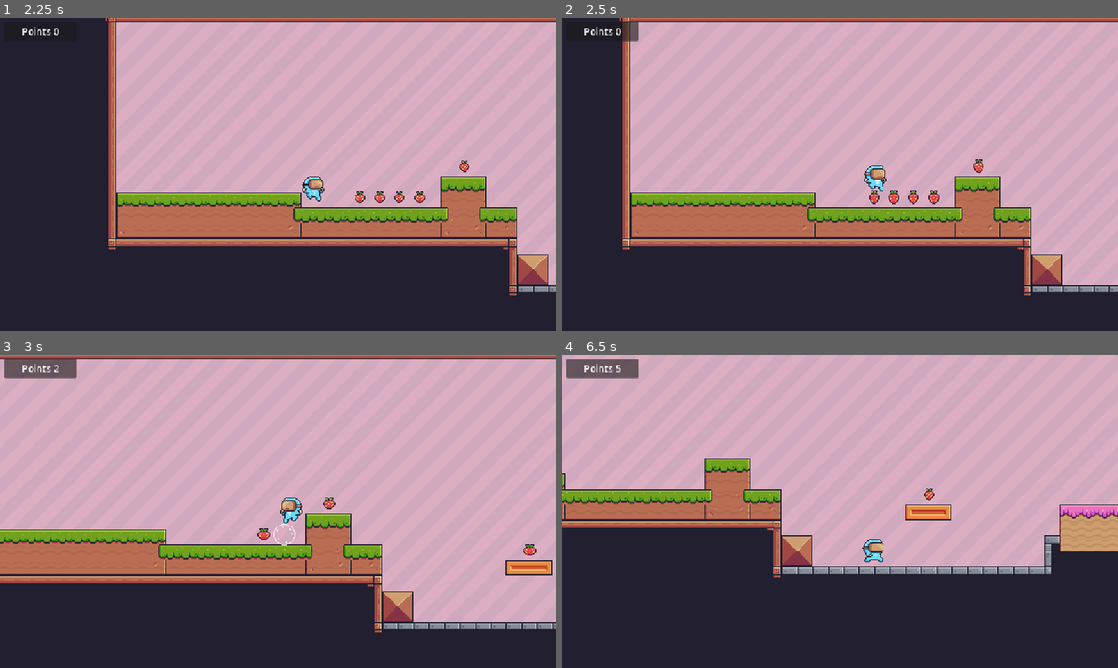
Above: before the commit, frames 1-4 (two rows, left to right).
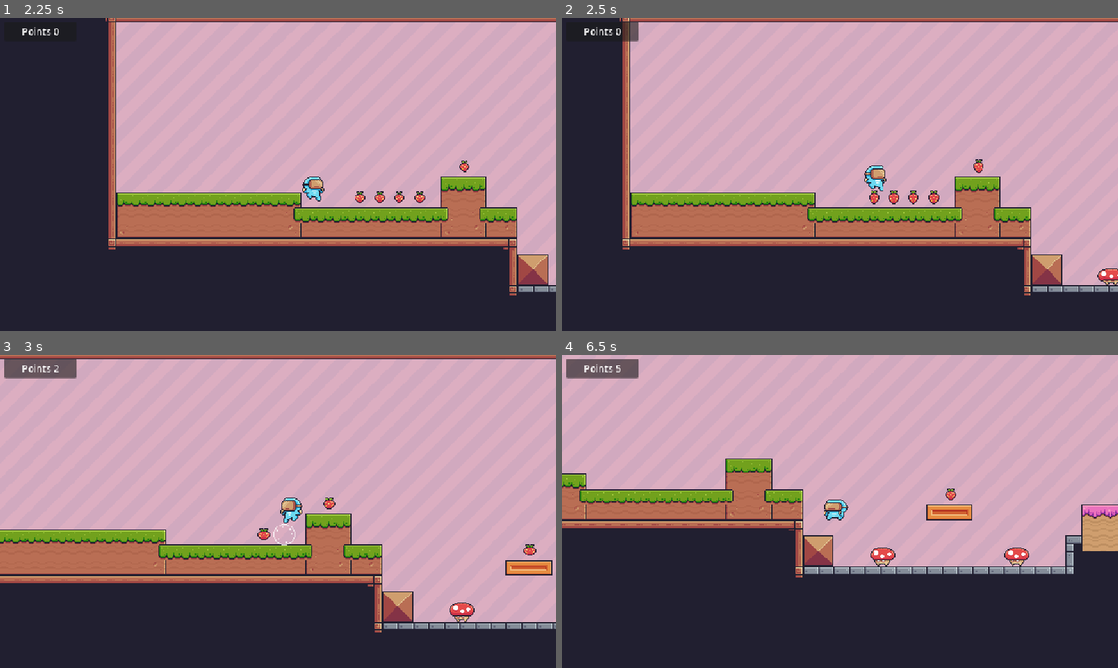
Above: after the commit, the same moments.

Repository: kur0nek-o/super-mario-clone
Game: Godot game, scene res://main.tscn
The game is run twice, just before and just after one commit, with the same random seed, the same clock (stepped at 60 frames per second) and the same inputs.
Inputs:
- Up to frame 1 (2.25 s): click "Level 1" at 0.5 s; tap Enter at 1.25 s; hold D (move_right) from 1.28 s (still down); tap Space (jump) at 1.35, 1.52, 1.82, 2.1 s
- Up to frame 2 (2.5 s): keep holding D (move_right); tap Space (jump) at 2.27 s
- Up to frame 3 (3 s): tap Space (jump) at 2.57, 2.85 s; release D (move_right) at 2.78 s; hold A (move_left) from 2.78 s (still down)
- Up to frame 4 (6.5 s): release A (move_left) at 3.53 s; hold D (move_right) 3.53-5.03 s; tap Space (jump) at 3.6, 3.77, 4.07, 4.35, 4.52, 4.82, 5.1, 5.27, 5.57, 5.85 s; hold A (move_left) 5.03-5.78 s; hold D (move_right) from 5.78 s (still down)

Frame 1 is identical in both runs. In frame 2, 0.2% of the frame differs, in the area x 96-100%, y 80-86%; in frame 3, 0.2%; in frame 4, 7.1%, in the area x 0-100%, y 33-72%.

Commit message:
feat: add enemies

Diff:
--- a/icon.svg
+++ /dev/null
@@ -1 +0,0 @@
-<svg xmlns="http://www.w3.org/2000/svg" width="128" height="128"><rect width="124" height="124" x="2" y="2" fill="#363d52" stroke="#212532" stroke-width="4" rx="14"/><g fill="#fff" transform="translate(12.322 12.322)scale(.101)"><path d="M105 673v33q407 354 814 0v-33z"/><path fill="#478cbf" d="m105 673 152 14q12 1 15 14l4 67 132 10 8-61q2-11 15-15h162q13 4 15 15l8 61 132-10 4-67q3-13 15-14l152-14V427q30-39 56-81-35-59-83-108-43 20-82 47-40-37-88-64 7-51 8-102-59-28-123-42-26 43-46 89-49-7-98 0-20-46-46-89-64 14-123 42 1 51 8 102-48 27-88 64-39-27-82-47-48 49-83 108 26 42 56 81zm0 33v39c0 276 813 276 814 0v-39l-134 12-5 69q-2 10-14 13l-162 11q-12 0-16-11l-10-65H446l-10 65q-4 11-16 11l-162-11q-12-3-14-13l-5-69z"/><path d="M483 600c0 34 58 34 58 0v-86c0-34-58-34-58 0z"/><circle cx="725" cy="526" r="90"/><circle cx="299" cy="526" r="90"/></g><g fill="#414042" transform="translate(12.322 12.322)scale(.101)"><circle cx="307" cy="532" r="60"/><circle cx="717" cy="532" r="60"/></g></svg>
--- a/project.godot
+++ b/project.godot
@@ -13,7 +13,6 @@
 config/name="Godot 2D Platformer"
 run/main_scene="uid://dttywpvtnwqma"
 config/features=PackedStringArray("4.4", "GL Compatibility")
-config/icon="res://icon.svg"
 
 [display]
 
--- /dev/null
+++ b/src/scenes/enemies/Mushroom.tscn
@@ -0,0 +1,159 @@
+[gd_scene load_steps=23 format=3 uid="uid://p7vulrlbfvjx"]
+
+[ext_resource type="Script" uid="uid://b7bblsibk0vu6" path="res://src/scenes/enemies/mushroom.gd" id="1_6pdny"]
+[ext_resource type="Texture2D" uid="uid://d3gmwp1kxgusu" path="res://assets/Enemies/Mushroom/Idle (32x32).png" id="1_r7okj"]
+[ext_resource type="Texture2D" uid="uid://4xjl4lq83fh5" path="res://assets/Enemies/Mushroom/Hit.png" id="2_hnusi"]
+
+[sub_resource type="AtlasTexture" id="AtlasTexture_6wsn8"]
+atlas = ExtResource("2_hnusi")
+region = Rect2(0, 0, 32, 32)
+
+[sub_resource type="AtlasTexture" id="AtlasTexture_vtthi"]
+atlas = ExtResource("2_hnusi")
+region = Rect2(32, 0, 32, 32)
+
+[sub_resource type="AtlasTexture" id="AtlasTexture_6pdny"]
+atlas = ExtResource("1_r7okj")
+region = Rect2(0, 0, 32, 32)
+
+[sub_resource type="AtlasTexture" id="AtlasTexture_hnusi"]
+atlas = ExtResource("1_r7okj")
+region = Rect2(32, 0, 32, 32)
+
+[sub_resource type="AtlasTexture" id="AtlasTexture_niu48"]
+atlas = ExtResource("1_r7okj")
+region = Rect2(64, 0, 32, 32)
+
+[sub_resource type="AtlasTexture" id="AtlasTexture_ute8a"]
+atlas = ExtResource("1_r7okj")
+region = Rect2(96, 0, 32, 32)
+
+[sub_resource type="AtlasTexture" id="AtlasTexture_pssrl"]
+atlas = ExtResource("1_r7okj")
+region = Rect2(128, 0, 32, 32)
+
+[sub_resource type="AtlasTexture" id="AtlasTexture_3l2i5"]
+atlas = ExtResource("1_r7okj")
+region = Rect2(160, 0, 32, 32)
+
+[sub_resource type="AtlasTexture" id="AtlasTexture_x0f07"]
+atlas = ExtResource("1_r7okj")
+region = Rect2(192, 0, 32, 32)
+
+[sub_resource type="AtlasTexture" id="AtlasTexture_g686r"]
+atlas = ExtResource("1_r7okj")
+region = Rect2(224, 0, 32, 32)
+
+[sub_resource type="AtlasTexture" id="AtlasTexture_km0sy"]
+atlas = ExtResource("1_r7okj")
+region = Rect2(256, 0, 32, 32)
+
+[sub_resource type="AtlasTexture" id="AtlasTexture_4xauc"]
+atlas = ExtResource("1_r7okj")
+region = Rect2(288, 0, 32, 32)
+
+[sub_resource type="AtlasTexture" id="AtlasTexture_8b0xy"]
+atlas = ExtResource("1_r7okj")
+region = Rect2(320, 0, 32, 32)
+
+[sub_resource type="AtlasTexture" id="AtlasTexture_lcv8t"]
+atlas = ExtResource("1_r7okj")
+region = Rect2(352, 0, 32, 32)
+
+[sub_resource type="AtlasTexture" id="AtlasTexture_p7dru"]
+atlas = ExtResource("1_r7okj")
+region = Rect2(384, 0, 32, 32)
+
+[sub_resource type="AtlasTexture" id="AtlasTexture_cx5u8"]
+atlas = ExtResource("1_r7okj")
+region = Rect2(416, 0, 32, 32)
+
+[sub_resource type="SpriteFrames" id="SpriteFrames_6wsn8"]
+animations = [{
+"frames": [{
+"duration": 1.0,
+"texture": SubResource("AtlasTexture_6wsn8")
+}, {
+"duration": 1.0,
+"texture": SubResource("AtlasTexture_vtthi")
+}],
+"loop": false,
+"name": &"hurting",
+"speed": 20.0
+}, {
+"frames": [{
+"duration": 1.0,
+"texture": SubResource("AtlasTexture_6pdny")
+}, {
+"duration": 1.0,
+"texture": SubResource("AtlasTexture_hnusi")
+}, {
+"duration": 1.0,
+"texture": SubResource("AtlasTexture_niu48")
+}, {
+"duration": 1.0,
+"texture": SubResource("AtlasTexture_ute8a")
+}, {
+"duration": 1.0,
+"texture": SubResource("AtlasTexture_pssrl")
+}, {
+"duration": 1.0,
+"texture": SubResource("AtlasTexture_3l2i5")
+}, {
+"duration": 1.0,
+"texture": SubResource("AtlasTexture_x0f07")
+}, {
+"duration": 1.0,
+"texture": SubResource("AtlasTexture_g686r")
+}, {
+"duration": 1.0,
+"texture": SubResource("AtlasTexture_km0sy")
+}, {
+"duration": 1.0,
+"texture": SubResource("AtlasTexture_4xauc")
+}, {
+"duration": 1.0,
+"texture": SubResource("AtlasTexture_8b0xy")
+}, {
+"duration": 1.0,
+"texture": SubResource("AtlasTexture_lcv8t")
+}, {
+"duration": 1.0,
+"texture": SubResource("AtlasTexture_p7dru")
+}, {
+"duration": 1.0,
+"texture": SubResource("AtlasTexture_cx5u8")
+}],
+"loop": true,
+"name": &"idle",
+"speed": 20.0
+}]
+
+[sub_resource type="RectangleShape2D" id="RectangleShape2D_vtthi"]
+size = Vector2(52, 40)
+
+[sub_resource type="RectangleShape2D" id="RectangleShape2D_r7okj"]
+size = Vector2(56, 42)
+
+[node name="Mushroom" type="CharacterBody2D"]
+script = ExtResource("1_6pdny")
+
+[node name="AnimatedSprite2D" type="AnimatedSprite2D" parent="."]
+scale = Vector2(2, 2)
+sprite_frames = SubResource("SpriteFrames_6wsn8")
+animation = &"hurting"
+autoplay = "idle"
+
+[node name="CollisionShape2D" type="CollisionShape2D" parent="."]
+position = Vector2(0, 12)
+shape = SubResource("RectangleShape2D_vtthi")
+
+[node name="Area2D" type="Area2D" parent="."]
+
+[node name="CollisionShape2D" type="CollisionShape2D" parent="Area2D"]
+position = Vector2(0, 11)
+shape = SubResource("RectangleShape2D_r7okj")
+debug_color = Color(0.968185, 0.0674077, 0.420766, 0.42)
+
+[connection signal="animation_finished" from="AnimatedSprite2D" to="." method="_on_animated_sprite_2d_animation_finished"]
+[connection signal="body_entered" from="Area2D" to="." method="_on_area_2d_body_entered"]
--- /dev/null
+++ b/src/scenes/enemies/mushroom.gd
@@ -0,0 +1,25 @@
+extends CharacterBody2D
+
+@onready var animated_sprite_2d: AnimatedSprite2D = $AnimatedSprite2D
+
+var is_dead: bool = false
+
+func _on_area_2d_body_entered(body: Node2D) -> void:
+	if body.name == 'Player':
+		var y_delta = position.y - body.position.y
+		var x_delta = position.x - body.position.x
+
+		if y_delta > 30:
+			is_dead = true
+
+			animated_sprite_2d.play("hurting")
+			body.jump()
+		else:
+			print('Player is hurting')
+
+			body.knockback()
+
+
+func _on_animated_sprite_2d_animation_finished() -> void:
+	if is_dead:
+		queue_free()
--- a/src/scenes/levels/Level1.tscn
+++ b/src/scenes/levels/Level1.tscn
@@ -7,6 +7,7 @@
 [ext_resource type="PackedScene" uid="uid://tyquv48hftqu" path="res://src/prefabs/finish/Finish.tscn" id="6_aiv1b"]
 [ext_resource type="PackedScene" uid="uid://btcrls253dfox" path="res://src/scenes/levels/Level2.tscn" id="6_d4voc"]
 [ext_resource type="Script" uid="uid://bw5ogtv07wrgv" path="res://src/scripts/managers/game_manager.gd" id="7_wapi5"]
+[ext_resource type="PackedScene" uid="uid://p7vulrlbfvjx" path="res://src/scenes/enemies/Mushroom.tscn" id="8_72rjg"]
 
 [sub_resource type="TileSetAtlasSource" id="TileSetAtlasSource_1bvp3"]
 texture = ExtResource("3_5py54")
@@ -289,6 +290,14 @@
 position = Vector2(1671, 352)
 target_level = ExtResource("6_d4voc")
 
+[node name="Enemies" type="Node" parent="SceneObjects"]
+
+[node name="Mushroom" parent="SceneObjects/Enemies" instance=ExtResource("8_72rjg")]
+position = Vector2(1371, 512)
+
+[node name="Mushroom2" parent="SceneObjects/Enemies" instance=ExtResource("8_72rjg")]
+position = Vector2(1093, 512)
+
 [node name="GameManager" type="Node" parent="."]
 unique_name_in_owner = true
 script = ExtResource("7_wapi5")
--- a/src/scenes/player/player.gd
+++ b/src/scenes/player/player.gd
@@ -10,6 +10,7 @@
 var is_jumping: bool = false
 var is_falling: bool = false
 var last_frame_on_floor: bool = false
+var is_hurting: bool = false
 
 @onready var player_animation = $AnimatedSprite2D
 @onready var jump_buffer_timer: Timer = $JumpBufferTimer
@@ -42,6 +43,15 @@
 	animation_handler(direction)
 
 	move_and_slide()
+
+func knockback() -> void:
+	is_hurting = true
+	velocity.y = JUMP_VELOCITY
+
+	if  player_animation.flip_h:
+		velocity.x = 500.0
+	else:
+		velocity.x = -500.0
 
 func handle_coyote_timer() -> void:
 	if not is_on_floor() and last_frame_on_floor and not is_jumping:
@@ -87,6 +97,12 @@
 	return Input.is_action_just_released("jump")
 
 func animation_handler(direction: float) -> void:
+	if is_hurting:
+		player_animation.play("hurting")
+
+		await get_tree().create_timer(0.3).timeout
+		is_hurting = false
+
 	if not is_on_floor():
 		if is_jumping:
 			player_animation.play("jumping")
--- a/src/scenes/player/player.tscn
+++ b/src/scenes/player/player.tscn
@@ -1,7 +1,8 @@
-[gd_scene load_steps=33 format=3 uid="uid://dfjmqq8v3g50y"]
+[gd_scene load_steps=41 format=3 uid="uid://dfjmqq8v3g50y"]
 
 [ext_resource type="Script" uid="uid://blkjfevbew8wa" path="res://src/scenes/player/player.gd" id="1_qopur"]
 [ext_resource type="Texture2D" uid="uid://bjn6ygj6elaho" path="res://assets/Main Characters/Virtual Guy/Fall (32x32).png" id="2_6gf5d"]
+[ext_resource type="Texture2D" uid="uid://l15gy6g3pe4l" path="res://assets/Main Characters/Virtual Guy/Hit (32x32).png" id="3_6ap8y"]
 [ext_resource type="Texture2D" uid="uid://bpynixbaccb0f" path="res://assets/Main Characters/Virtual Guy/Idle (32x32).png" id="3_lh6av"]
 [ext_resource type="Texture2D" uid="uid://dqsy54k30m0a4" path="res://assets/Main Characters/Virtual Guy/Jump (32x32).png" id="4_6ap8y"]
 [ext_resource type="Texture2D" uid="uid://c6e2b0bhb0bld" path="res://assets/Main Characters/Virtual Guy/Run (32x32).png" id="5_w8ig4"]
@@ -10,6 +11,34 @@
 atlas = ExtResource("2_6gf5d")
 region = Rect2(0, 0, 32, 32)
 
+[sub_resource type="AtlasTexture" id="AtlasTexture_w8ig4"]
+atlas = ExtResource("3_6ap8y")
+region = Rect2(0, 0, 32, 32)
+
+[sub_resource type="AtlasTexture" id="AtlasTexture_q6e5w"]
+atlas = ExtResource("3_6ap8y")
+region = Rect2(32, 0, 32, 32)
+
+[sub_resource type="AtlasTexture" id="AtlasTexture_qhiop"]
+atlas = ExtResource("3_6ap8y")
+region = Rect2(64, 0, 32, 32)
+
+[sub_resource type="AtlasTexture" id="AtlasTexture_ptg44"]
+atlas = ExtResource("3_6ap8y")
+region = Rect2(96, 0, 32, 32)
+
+[sub_resource type="AtlasTexture" id="AtlasTexture_u53oj"]
+atlas = ExtResource("3_6ap8y")
+region = Rect2(128, 0, 32, 32)
+
+[sub_resource type="AtlasTexture" id="AtlasTexture_dm4jd"]
+atlas = ExtResource("3_6ap8y")
+region = Rect2(160, 0, 32, 32)
+
+[sub_resource type="AtlasTexture" id="AtlasTexture_usmrg"]
+atlas = ExtResource("3_6ap8y")
+region = Rect2(192, 0, 32, 32)
+
 [sub_resource type="AtlasTexture" id="AtlasTexture_7vxwc"]
 atlas = ExtResource("3_lh6av")
 region = Rect2(0, 0, 32, 32)
@@ -115,6 +144,32 @@
 "loop": true,
 "name": &"falling",
 "speed": 5.0
+}, {
+"frames": [{
+"duration": 1.0,
+"texture": SubResource("AtlasTexture_w8ig4")
+}, {
+"duration": 1.0,
+"texture": SubResource("AtlasTexture_q6e5w")
+}, {
+"duration": 1.0,
+"texture": SubResource("AtlasTexture_qhiop")
+}, {
+"duration": 1.0,
+"texture": SubResource("AtlasTexture_ptg44")
+}, {
+"duration": 1.0,
+"texture": SubResource("AtlasTexture_u53oj")
+}, {
+"duration": 1.0,
+"texture": SubResource("AtlasTexture_dm4jd")
+}, {
+"duration": 1.0,
+"texture": SubResource("AtlasTexture_usmrg")
+}],
+"loop": false,
+"name": &"hurting",
+"speed": 20.0
 }, {
 "frames": [{
 "duration": 1.0,
@@ -216,7 +271,7 @@
 position = Vector2(-1, -8)
 scale = Vector2(2, 2)
 sprite_frames = SubResource("SpriteFrames_usugt")
-animation = &"idle"
+animation = &"hurting"
 autoplay = "idle"
 
 [node name="CollisionShape2D" type="CollisionShape2D" parent="."]
Binary file removed: assets/Enemies.png
Not shown, removed: assets/Enemies.png.import
Binary file removed: assets/Hero.png
Not shown, removed: assets/Hero.png.import
Not shown, removed: assets/LICENSE.txt
Not shown, removed: assets/README.txt
Binary file removed: assets/World-Tiles.png
Not shown, removed: assets/World-Tiles.png.import
Not shown, removed: icon.svg.import
Not shown, added: src/scenes/enemies/mushroom.gd.uid
Not shown: 1 places in src/scenes/levels/Level1.tscn that only renumber resources
